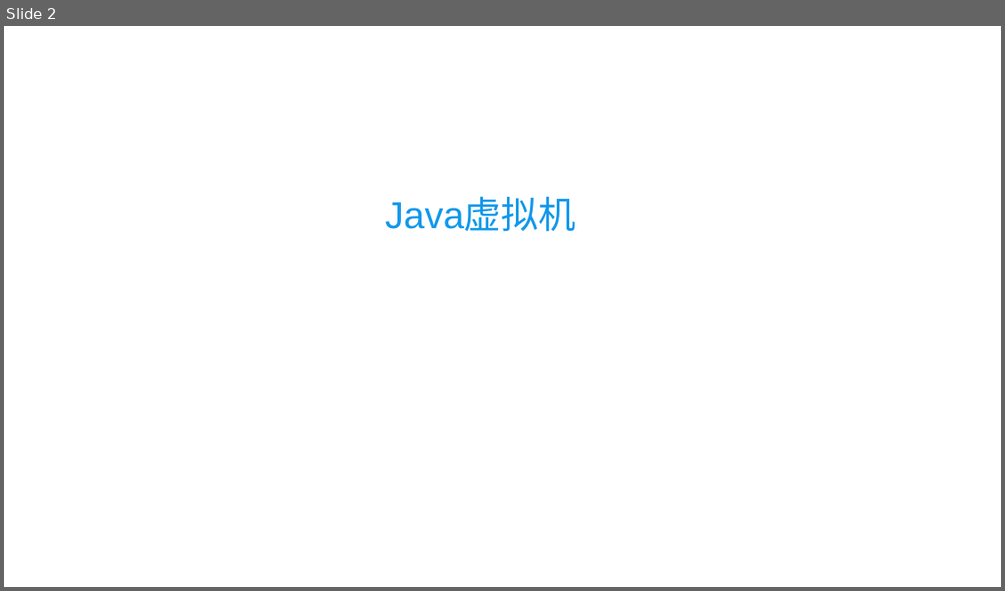
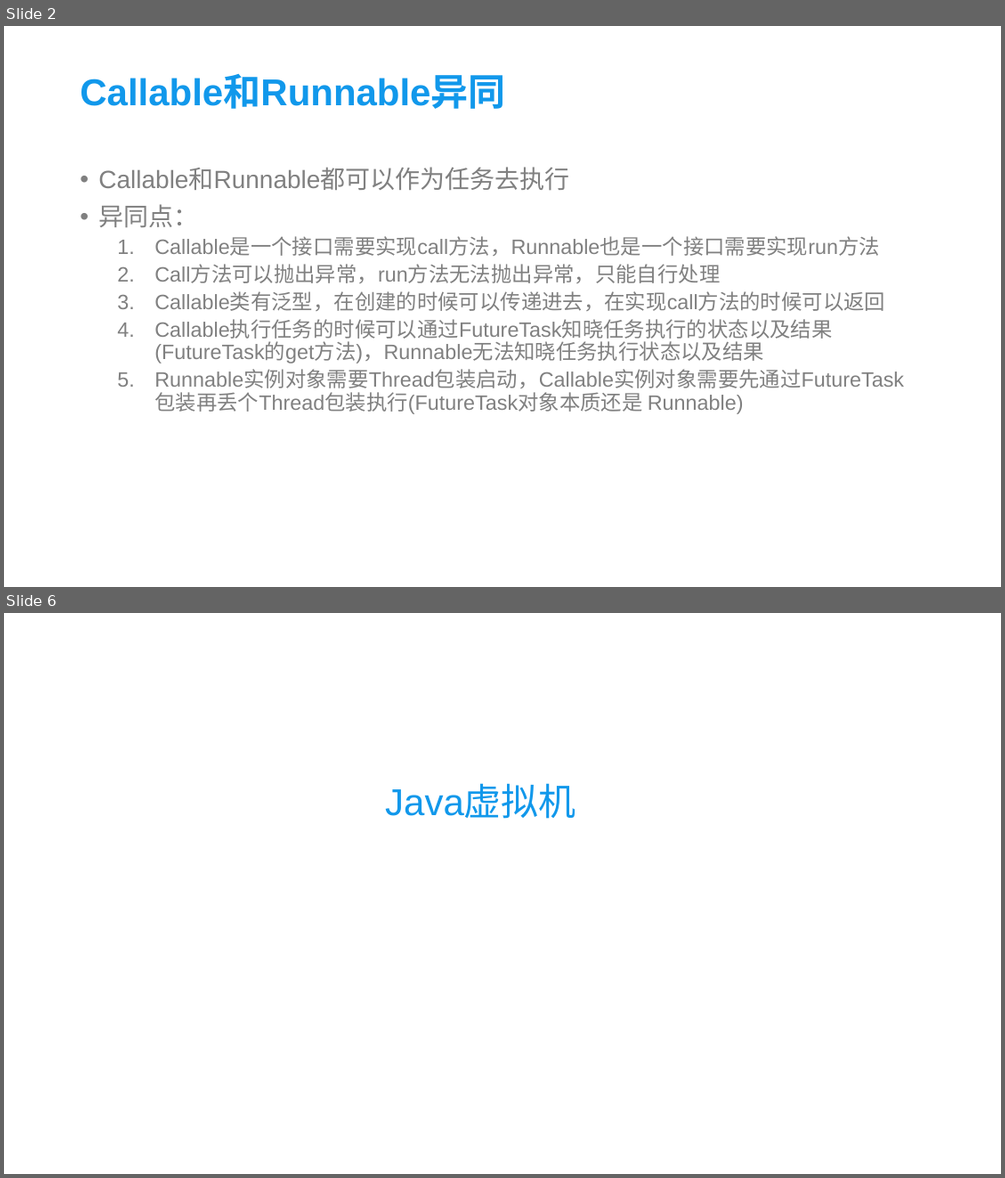
Before and after one commit to xrw560/knowledge-store, a slide deck: cusppt/java.pptx. Shown one above the other, each under a label of ours: slide 2 before the commit, slides 2 and 6 after it; the slides between them are not shown. The pictures are 1005x591 and 1005x1178 pixels, drawn with LibreOffice and Linux fonts; fonts in the diff are those of the drawing; background and template pictures are left out. Boxes give left, top, right and bottom in pixels: in the first picture for what was removed or moved away, otherwise in the second. Text is boxed around its words. In the diff, an @@ line names an element or a change of style, - is before the commit and + after.

```diff
--- a/cusppt/java.pptx
+++ b/cusppt/java.pptx
@@ slide 2 added at <box>4,26,1001,587</box>, background picture (left out) @@
@@ title added at <box>80,75,505,109</box>, 36 pt, text #1198EB, bold @@
+Callable和Runnable异同
@@ text added at <box>98,168,904,414</box>, 20 pt, text #808080 @@
+• Callable和Runnable都可以作为任务去执行
+• 异同点：
+  1. Callable是一个接口需要实现call方法，Runnable也是一个接口需要实现run方法
+  2. Call方法可以抛出异常，run方法无法抛出异常，只能自行处理
+  3. Callable类有泛型，在创建的时候可以传递进去，在实现call方法的时候可以返回
+  4. Callable执行任务的时候可以通过FutureTask知晓任务执行的状态以及结果(FutureTask的get方法)，Runnable无法知晓任务执行状态以及结果
+  5. Runnable实例对象需要Thread包装启动，Callable实例对象需要先通过FutureTask包装再丢个Thread包装执行(FutureTask对象本质还是 Runnable)
@@ what was slide 2 is now slide 6 @@
```
Also in this commit, not shown: 8 slides changed, 13 other slides added, 1 other file.
